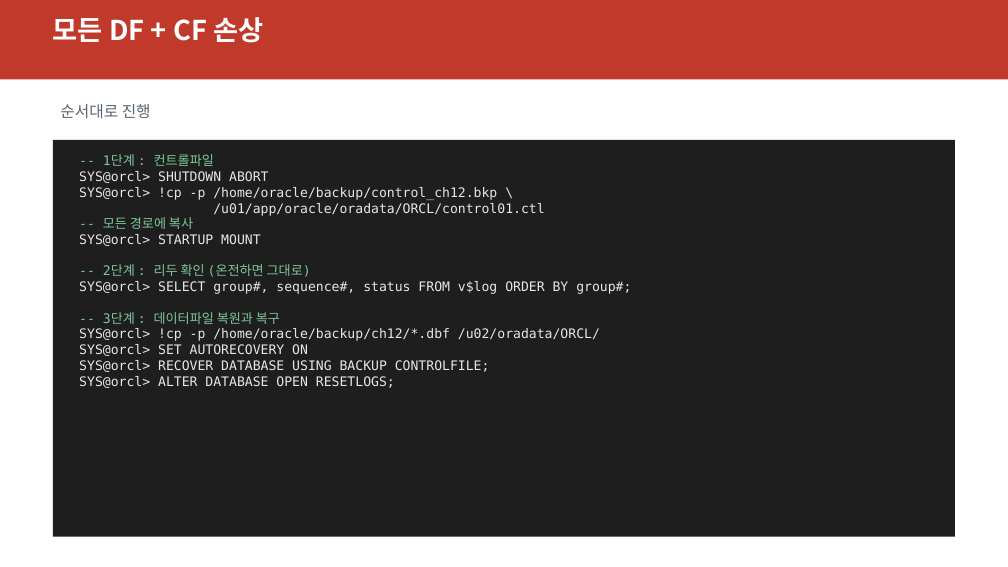
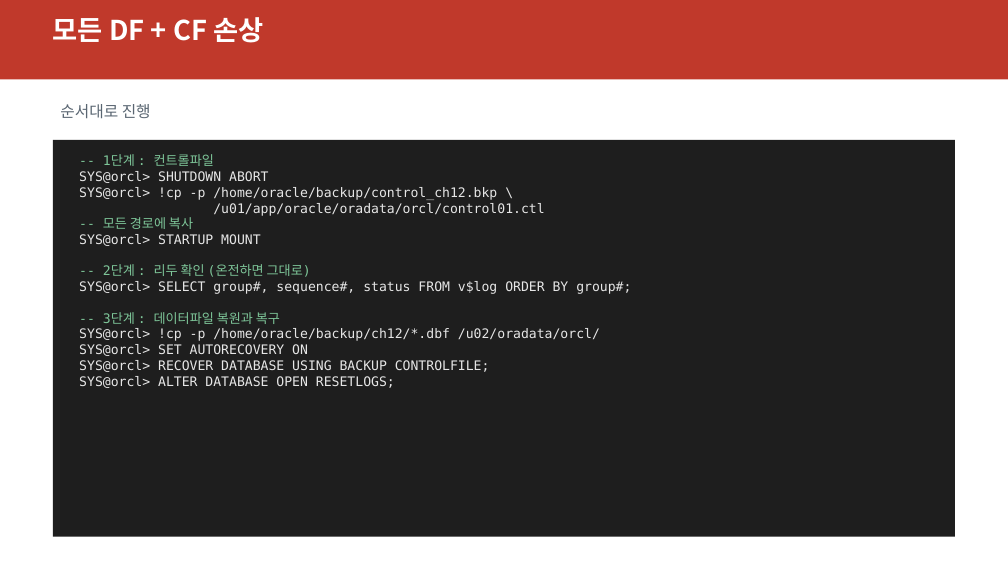
Before and after one commit to elpisk/OracleManual, a slide deck: slide 10 of BACKUP&RECOVERY/12장/12장_ARCHIVELOG_복구_복합장애_종합.pptx. Drawn at 1008x567 pixels with LibreOffice and Linux fonts; fonts in the diff are those of the drawing. Boxes give left, top, right and bottom in pixels: in the first picture for what was removed or moved away, otherwise in the second. Text is boxed around its words. In the diff, an @@ line names an element or a change of style, - is before the commit and + after.

```diff
--- a/BACKUP&RECOVERY/12장/12장_ARCHIVELOG_복구_복합장애_종합.pptx
+++ b/BACKUP&RECOVERY/12장/12장_ARCHIVELOG_복구_복합장애_종합.pptx
@@ text at (x1=213, y1=203, x2=544, y2=216): text changed @@
-/u01/app/oracle/oradata/ORCL/control01.ctl
+/u01/app/oracle/oradata/orcl/control01.ctl
@@ text at (x1=79, y1=328, x2=600, y2=341): text changed @@
-SYS@orcl> !cp -p /home/oracle/backup/ch12/*.dbf /u02/oradata/ORCL/
+SYS@orcl> !cp -p /home/oracle/backup/ch12/*.dbf /u02/oradata/orcl/
```
Also in this commit, not shown: 6 other slides changed, 55 other files.
